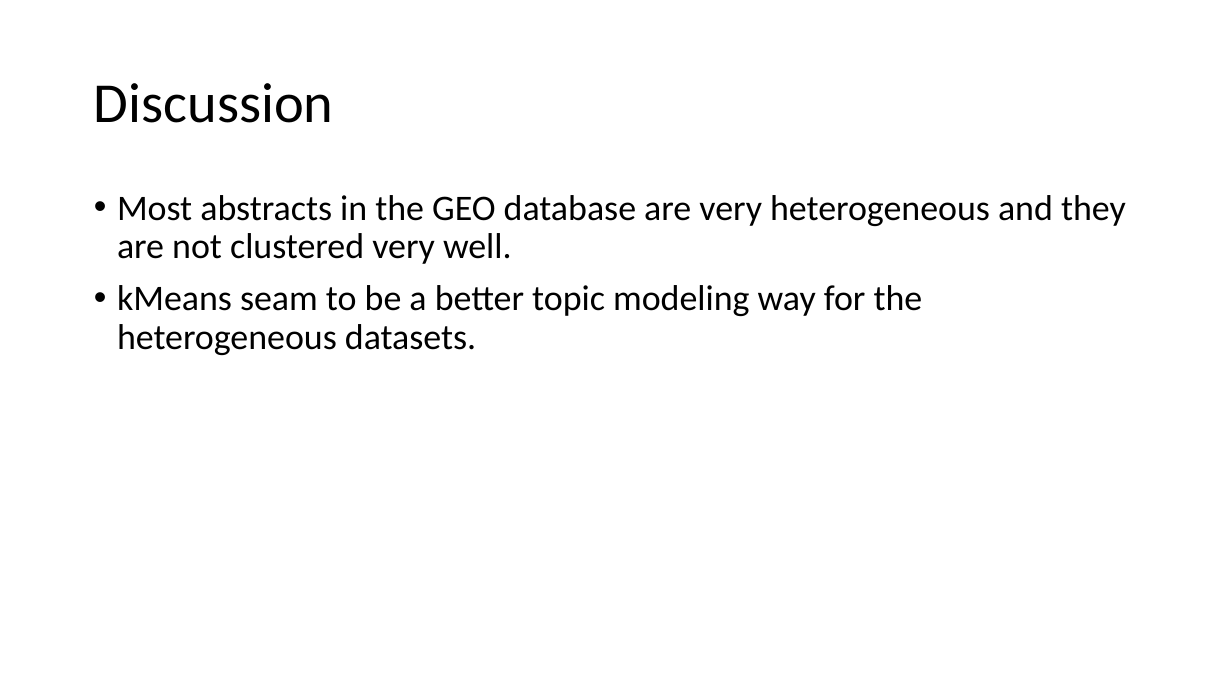
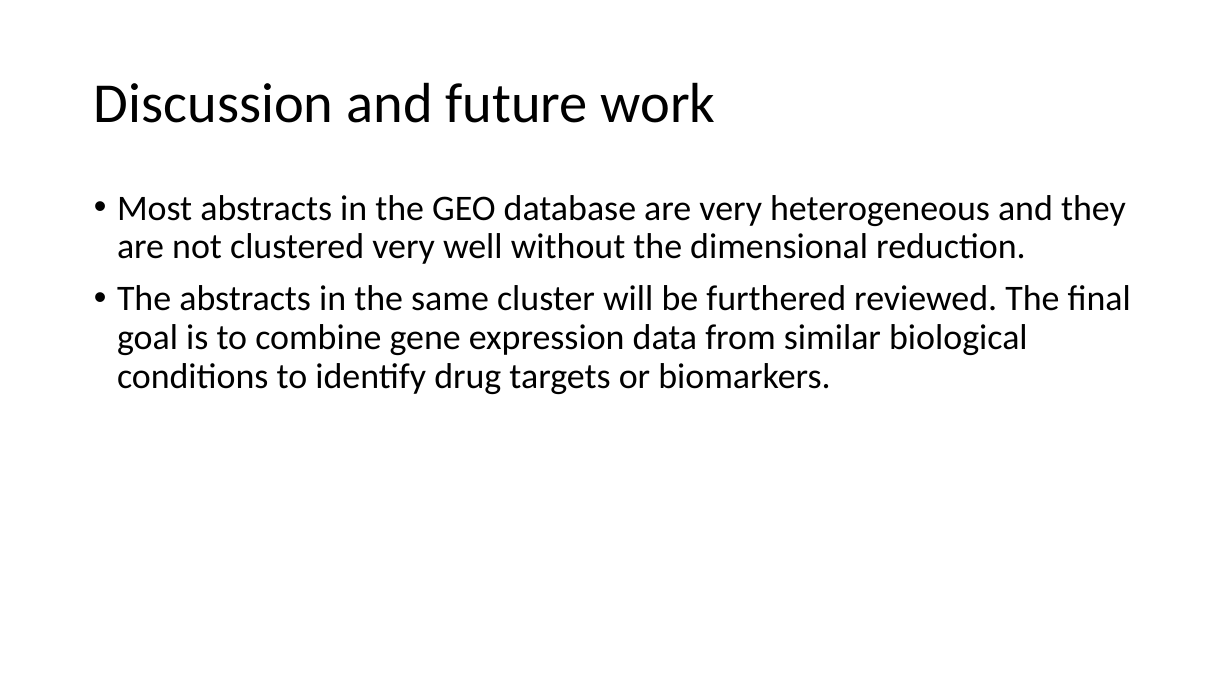
Before and after one commit to chiouNT/Metis_project_5, a slide deck: slide 13 of NLP.pptx (slide 10 before the commit). Drawn at 1232x693 pixels with LibreOffice and Linux fonts; fonts in the diff are those of the drawing. Boxes give left, top, right and bottom in pixels: in the first picture for what was removed or moved away, otherwise in the second. Text is boxed around its words. In the diff, an @@ line names an element or a change of style, - is before the commit and + after.

```diff
--- a/NLP.pptx
+++ b/NLP.pptx
@@ title at <box>94,82,716,123</box>: text changed @@
-Discussion
+Discussion and future work
@@ text at <box>117,195,1131,394</box>: text changed @@
-• Most abstracts in the GEO database are very heterogeneous and they are not clustered very well.
-• kMeans seam to be a better topic modeling way for the heterogeneous datasets.
+• Most abstracts in the GEO database are very heterogeneous and they are not clustered very well without the dimensional reduction.
+• The abstracts in the same cluster will be furthered reviewed. The final goal is to combine gene expression data from similar biological conditions to identify drug targets or biomarkers.
```
Also in this commit, not shown: 8 other slides changed, 3 slides added, 19 other files.
